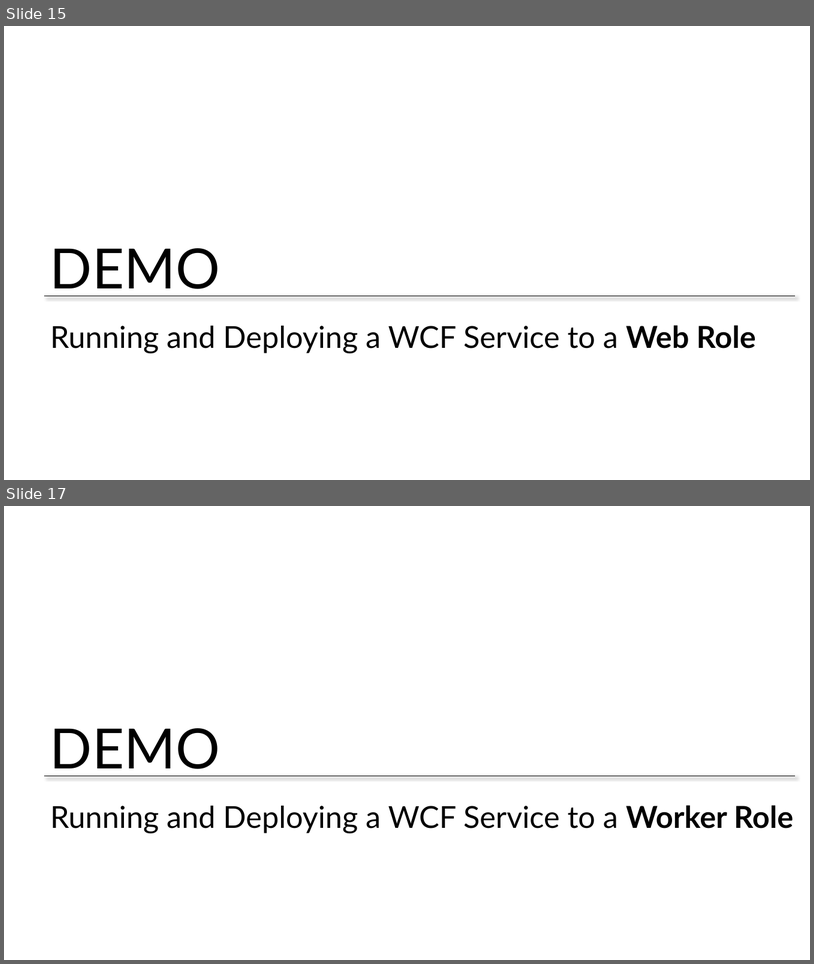
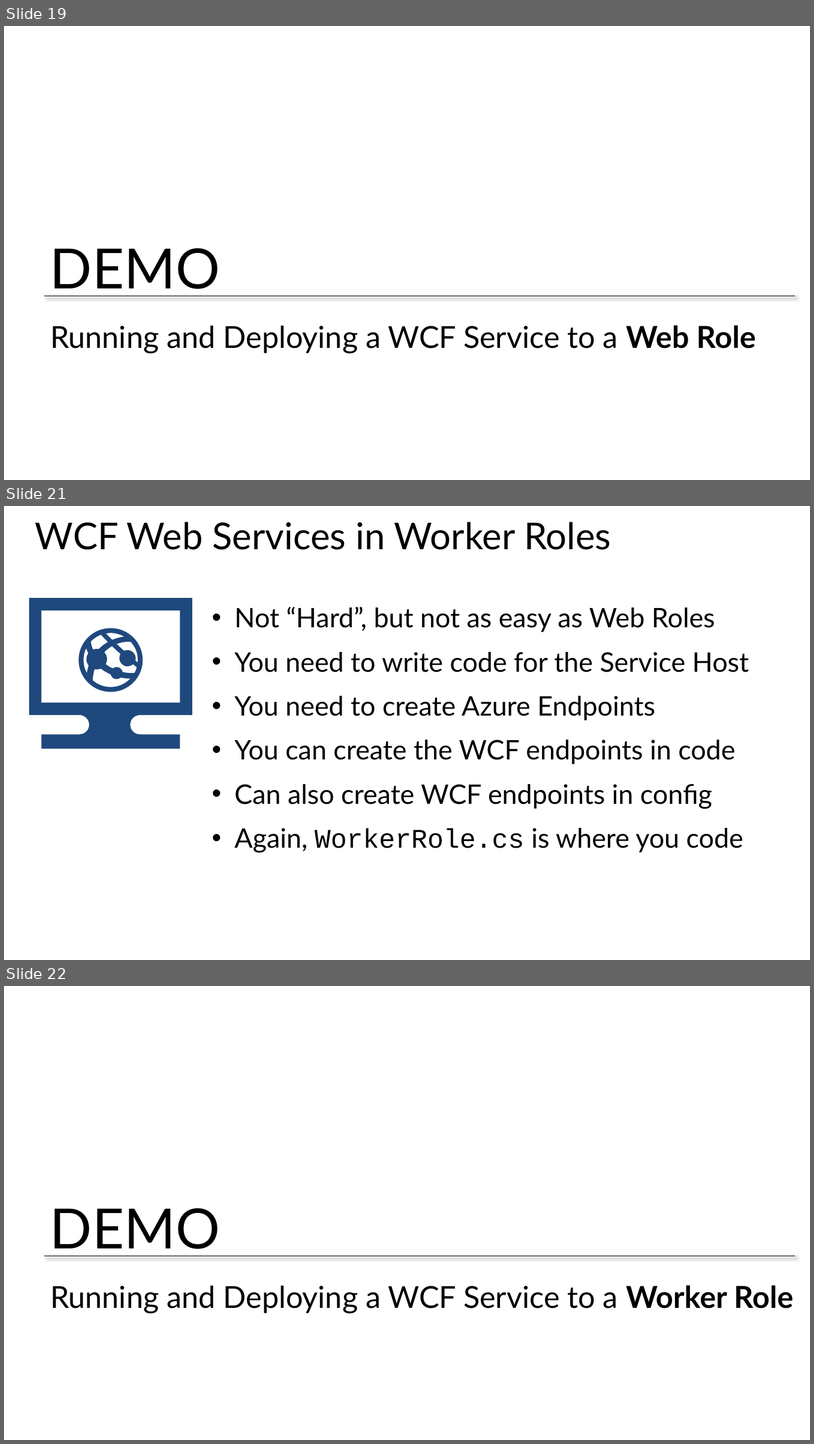
Before and after one commit to BretStateham/MVAWebServicesAndAzure, a slide deck: 02-WindowsAzureServices/02-HostingServicesInWindowsAzure.pptx. Shown one above the other, each under a label of ours: slides 15 and 17 before the commit, slides 19, 21 and 22 after it; the slides between them are not shown. The pictures are 814x964 and 814x1444 pixels, drawn with LibreOffice and Linux fonts; fonts in the diff are those of the drawing; background and template pictures are left out. Boxes give left, top, right and bottom in pixels: in the first picture for what was removed or moved away, otherwise in the second. Text is boxed around its words. In the diff, an @@ line names an element or a change of style, - is before the commit and + after.

```diff
--- a/02-WindowsAzureServices/02-HostingServicesInWindowsAzure.pptx
+++ b/02-WindowsAzureServices/02-HostingServicesInWindowsAzure.pptx
@@ slide 21 added at [4,506,810,960], background #FFFFFF @@
@@ title added at [35,522,611,550], 44 pt, text #000000 @@
+WCF Web Services in Worker Roles
@@ freeform shape added at [29,598,192,748], fill #1F497D @@
@@ text added at [234,607,749,853], 32 pt, text #000000 @@
+• Not “Hard”, but not as easy as Web Roles
+• You need to write code for the Service Host
+• You need to create Azure Endpoints
+• You can create the WCF endpoints in code
+• Can also create WCF endpoints in config
+• Again, WorkerRole.cs is where you code
@@ freeform shape added at [78,628,143,692], fill #1F497D @@
@@ what was slide 15 is now slide 19 @@
@@ what was slide 17 is now slide 22 @@
```
Also in this commit, not shown: 3 slides changed, 4 other slides added, 1 other file.
